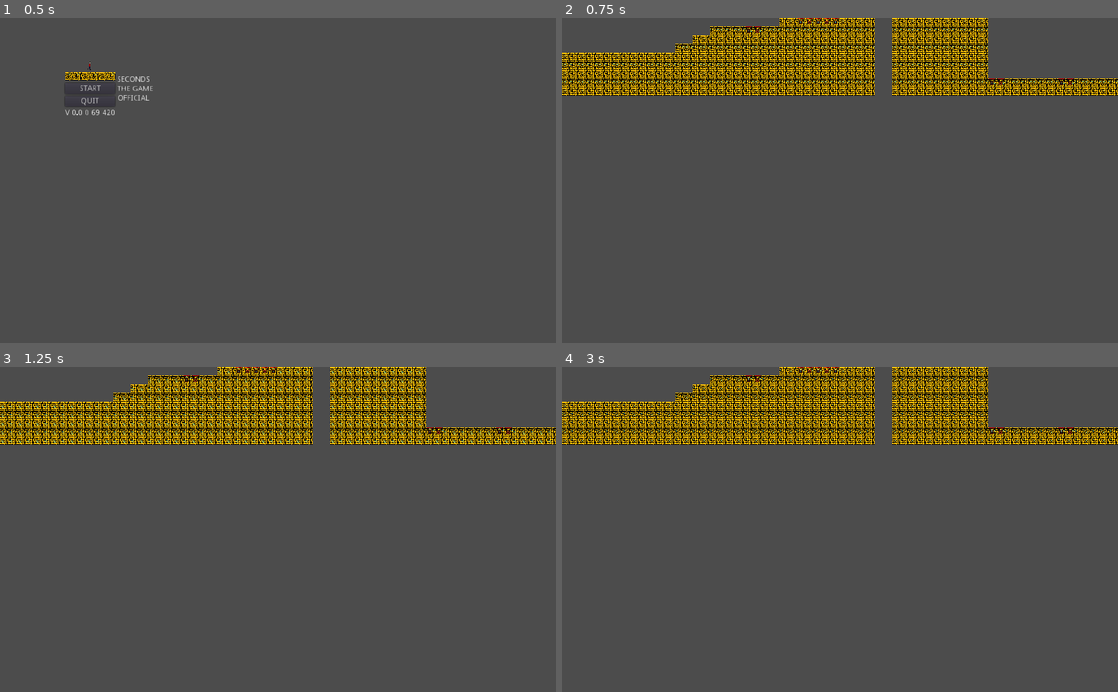
Above: before the commit, frames 1-4 (two rows, left to right).
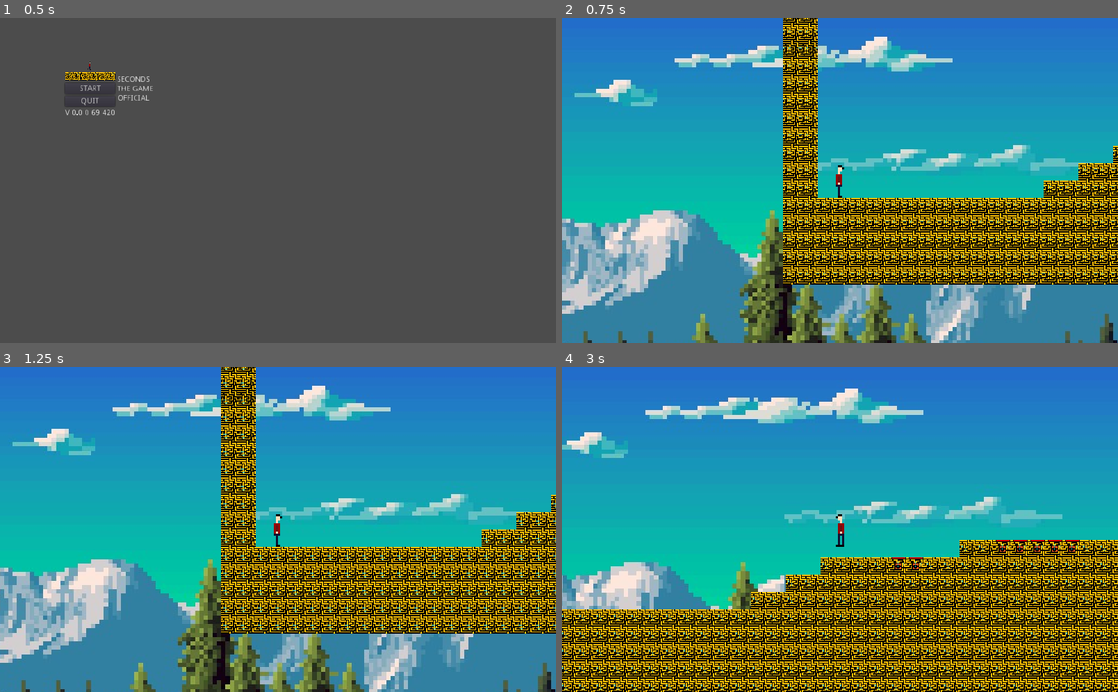
Above: after the commit, the same moments.

Repository: juso40/seconds
Game: Godot game, scene res://Main.tscn
The game is run twice, just before and just after one commit, with the same random seed, the same clock (stepped at 60 frames per second) and the same inputs.
Inputs:
- Up to frame 1 (0.5 s): no input
- Up to frame 2 (0.75 s): click "START" at 0.5 s
- Up to frame 3 (1.25 s): no input
- Up to frame 4 (3 s): hold Up (ui_up) 1.28-2.03 s; hold Right (ui_right) 1.28-2.78 s; tap Up (ui_up) at 2.1, 2.27, 2.57 s; hold Left (ui_left) from 2.78 s (still down); hold Up (ui_up) from 2.78 s (still down)

Frame 1 is identical in both runs. In frame 2, 99% of the frame differs, in the area x 0-100%, y 0-100%; in frame 3, 99%; in frame 4, 100%.

Commit message:
physics now kinda work and added parallax bg

Diff:
--- a/seconds/Player.gd
+++ b/seconds/Player.gd
@@ -1,71 +1,37 @@
 extends KinematicBody2D
 
-const GRAVITY = 600.0
+const GRAVITY = 20
+const ACCELERATION = 32
+const MAX_SPEED = 200
+const JUMP_HEIGHT = 500
+const GROUND_FRICTION = 0.3
+const AIR_FRICTION = 0.05
 
-const FLOOR_ANGLE_TOLERANCE = 40
-const WALK_FORCE = 5000
-const WALK_MIN_SPEED = 10
-const WALK_MAX_SPEED = 200
-const STOP_FORCE = 2600
-const JUMP_SPEED = 300
-const JUMP_MAX_AIRBORNE_TIME = 0.2
-
-const SLIDE_STOP_VELOCITY = 1.0  # one pixel/ second
-const SLIDE_MIN_STOP_TRAVEL = 1.0  # one pixel
-
-var in_air_time = 0
-var jumping = false
 var velocity = Vector2()
 
-var prev_jump_pressed = false
+func _physics_process(delta):
+	velocity.y += GRAVITY
+	var b_friction = false
 
-func _process(delta):
-	if velocity.x != 0:
+	if Input.is_action_pressed("ui_left"):
+		velocity.x = max(velocity.x - ACCELERATION, -MAX_SPEED)
+		$AnimatedSprite.flip_h = true
 		$AnimatedSprite.play("walking")
-		$AnimatedSprite.flip_h = velocity.x < 0
+	elif Input.is_action_pressed("ui_right"):
+		velocity.x = min(velocity.x + ACCELERATION, MAX_SPEED)
+		$AnimatedSprite.flip_h = false
+		$AnimatedSprite.play("walking")
 	else:
+		b_friction = true
 		$AnimatedSprite.play("idle")
 
-func _physics_process(delta):
-	var force = Vector2(0, GRAVITY)
+	if is_on_floor():
+		if Input.is_action_just_pressed("ui_up"):
+			velocity.y = -JUMP_HEIGHT
+		if b_friction:
+			velocity.x = lerp(velocity.x, 0, GROUND_FRICTION)
+	else:
+		if b_friction:
+			velocity.x = lerp(velocity.x, 0, AIR_FRICTION)
 
-	var walk_left = Input.is_action_pressed("ui_left")
-	var walk_right = Input.is_action_pressed("ui_right")
-	var jump = Input.is_action_pressed("ui_up")
-
-	var stop = true
-
-	if walk_left:
-		if velocity.x <= WALK_MIN_SPEED and velocity.x > -WALK_MAX_SPEED:
-			force.x -= WALK_FORCE
-			stop = false
-	elif walk_right:
-		if velocity.x >= -WALK_MIN_SPEED and velocity.x < WALK_MAX_SPEED:
-			force.x += WALK_FORCE
-			stop = false
-
-	if stop:
-		var vsign = sign(velocity.x)
-		var vlen = abs(velocity.x)
-
-		vlen -= STOP_FORCE * delta
-		if vlen < 0:
-			vlen = 0
-
-		velocity.x = vlen * vsign
-
-	velocity += force * delta
 	velocity = move_and_slide(velocity, Vector2(0, -1))
-
-	if is_on_floor():
-		in_air_time = 0
-
-	if jumping and velocity.y > 0:  # velocity.y > 0 means falling
-		jumping = false
-
-	if in_air_time < JUMP_MAX_AIRBORNE_TIME and jump and not prev_jump_pressed and not jumping:
-		velocity.y = -JUMP_SPEED
-		jumping = true
-
-	in_air_time += delta
-	prev_jump_pressed = jump
--- a/seconds/Player.tscn
+++ b/seconds/Player.tscn
@@ -22,7 +22,7 @@
 "speed": 3.0
 } ]
 
-[node name="KinematicBody2D" type="KinematicBody2D"]
+[node name="Player" type="KinematicBody2D"]
 scale = Vector2( 2, 2 )
 script = ExtResource( 1 )
 __meta__ = {
@@ -41,20 +41,4 @@
 [node name="Camera2D" type="Camera2D" parent="."]
 current = true
 zoom = Vector2( 0.5, 0.5 )
-
-[node name="HUD" type="MarginContainer" parent="Camera2D"]
-margin_right = 44.0
-margin_bottom = 14.0
-
-[node name="HBoxContainer" type="HBoxContainer" parent="Camera2D/HUD"]
-margin_right = 44.0
-margin_bottom = 14.0
-
-[node name="VBoxContainer" type="VBoxContainer" parent="Camera2D/HUD/HBoxContainer"]
-margin_right = 44.0
-margin_bottom = 14.0
-
-[node name="Label" type="Label" parent="Camera2D/HUD/HBoxContainer/VBoxContainer"]
-margin_right = 44.0
-margin_bottom = 14.0
-text = "DSAAA"
+process_mode = 0
--- a/seconds/TestMap.gd
+++ /dev/null
@@ -1,13 +0,0 @@
-extends Node2D
-
-# Declare member variables here. Examples:
-# var a = 2
-# var b = "text"
-
-# Called when the node enters the scene tree for the first time.
-func _ready():
-	load("res://Player.tscn")
-
-# Called every frame. 'delta' is the elapsed time since the previous frame.
-#func _process(delta):
-#	pass
--- a/seconds/TestMap.tscn
+++ b/seconds/TestMap.tscn
@@ -1,8 +1,9 @@
-[gd_scene load_steps=8 format=2]
+[gd_scene load_steps=9 format=2]
 
-[ext_resource path="res://TestMap.gd" type="Script" id=1]
-[ext_resource path="res://art/ground/ground_tile_damage_animated.tres" type="Texture" id=2]
-[ext_resource path="res://art/ground/ground_tile_animated.tres" type="Texture" id=3]
+[ext_resource path="res://art/ground/ground_tile_damage_animated.tres" type="Texture" id=1]
+[ext_resource path="res://art/ground/ground_tile_animated.tres" type="Texture" id=2]
+[ext_resource path="res://Player.tscn" type="PackedScene" id=3]
+[ext_resource path="res://art/parallax_background/mountains.png" type="Texture" id=4]
 
 [sub_resource type="OccluderPolygon2D" id=1]
 cull_mode = 1
@@ -50,7 +51,6 @@
 1/z_index = 0
 
 [node name="TestMap" type="Node2D"]
-script = ExtResource( 1 )
 __meta__ = {
 "_edit_lock_": true
 }
@@ -60,3 +60,22 @@
 cell_size = Vector2( 16, 16 )
 format = 1
 tile_data = PoolIntArray( -1179650, 1, 0, -1179649, 1, 0, -1114114, 1, 0, -1114113, 1, 0, -1048578, 1, 0, -1048577, 1,  …(10443 unchanged characters)…
+
+[node name="Player" parent="." instance=ExtResource( 3 )]
+position = Vector2( 20.6758, 47.8484 )
+
+[node name="ParallaxBackground" type="ParallaxBackground" parent="."]
+offset = Vector2( -500, -406 )
+transform = Transform2D( 1, 0, 0, 1, -500, -406 )
+
+[node name="ParallaxLayer" type="ParallaxLayer" parent="ParallaxBackground"]
+motion_scale = Vector2( 0.1, 0.05 )
+motion_mirroring = Vector2( 3200, 0 )
+
+[node name="Sprite" type="Sprite" parent="ParallaxBackground/ParallaxLayer"]
+position = Vector2( 85.3848, 20.686 )
+texture = ExtResource( 4 )
+centered = false
+region_enabled = true
+region_rect = Rect2( 2, 3, 3200, 406 )
+region_filter_clip = true
Not shown: 2 places in seconds/TestMap.tscn that only renumber resources
Renamed: seconds/art/art/ground/example.png -> seconds/art/ground/grass/example.png
Not shown, added: seconds/art/ground/grass/example.png.import
Renamed: seconds/art/art/ground/grass.png -> seconds/art/ground/grass/grass.png
Not shown, added: seconds/art/ground/grass/grass.png.import
Renamed: seconds/art/art/ground/ground_0.png -> seconds/art/ground/grass/ground_0.png
Not shown, added: seconds/art/ground/grass/ground_0.png.import
Renamed: seconds/art/art/ground/ground_1.png -> seconds/art/ground/grass/ground_1.png
Not shown, added: seconds/art/ground/grass/ground_1.png.import
Renamed: seconds/art/art/ground/ground_2.png -> seconds/art/ground/grass/ground_2.png
Not shown, added: seconds/art/ground/grass/ground_2.png.import
Renamed: seconds/art/art/ground/ground_empty.png -> seconds/art/ground/grass/ground_empty.png
(and 4 more such lines)
